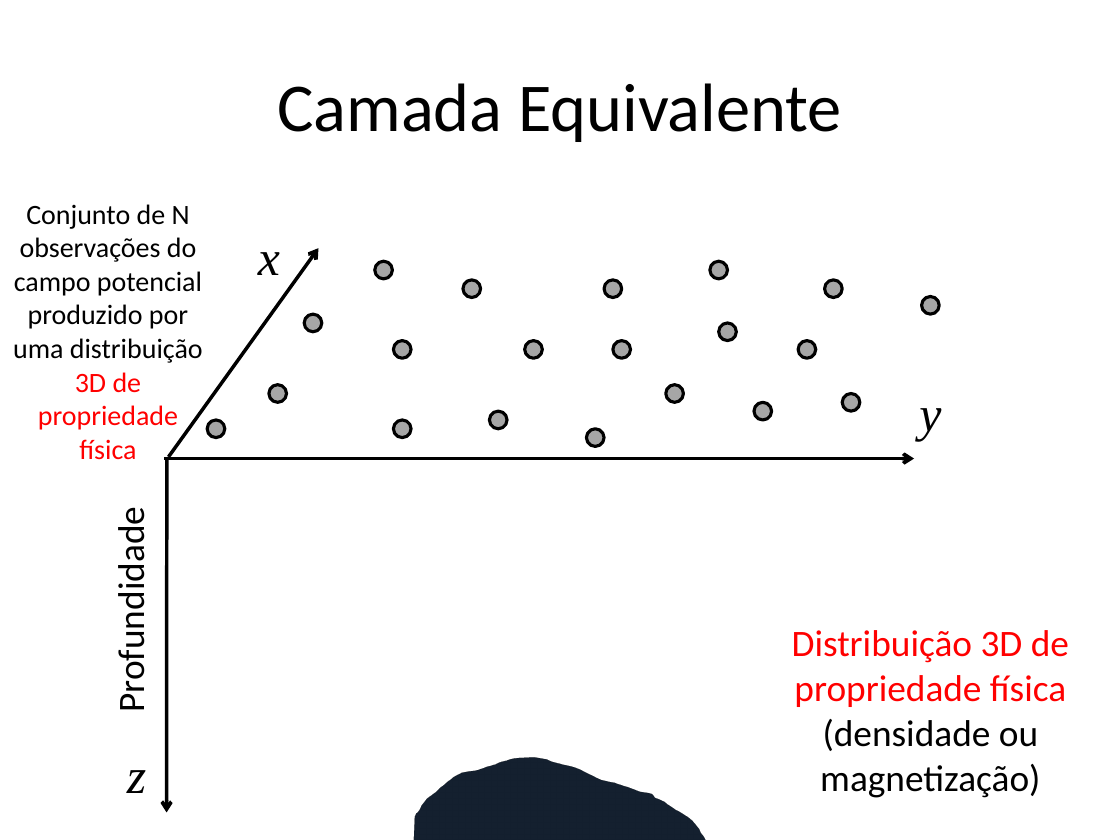
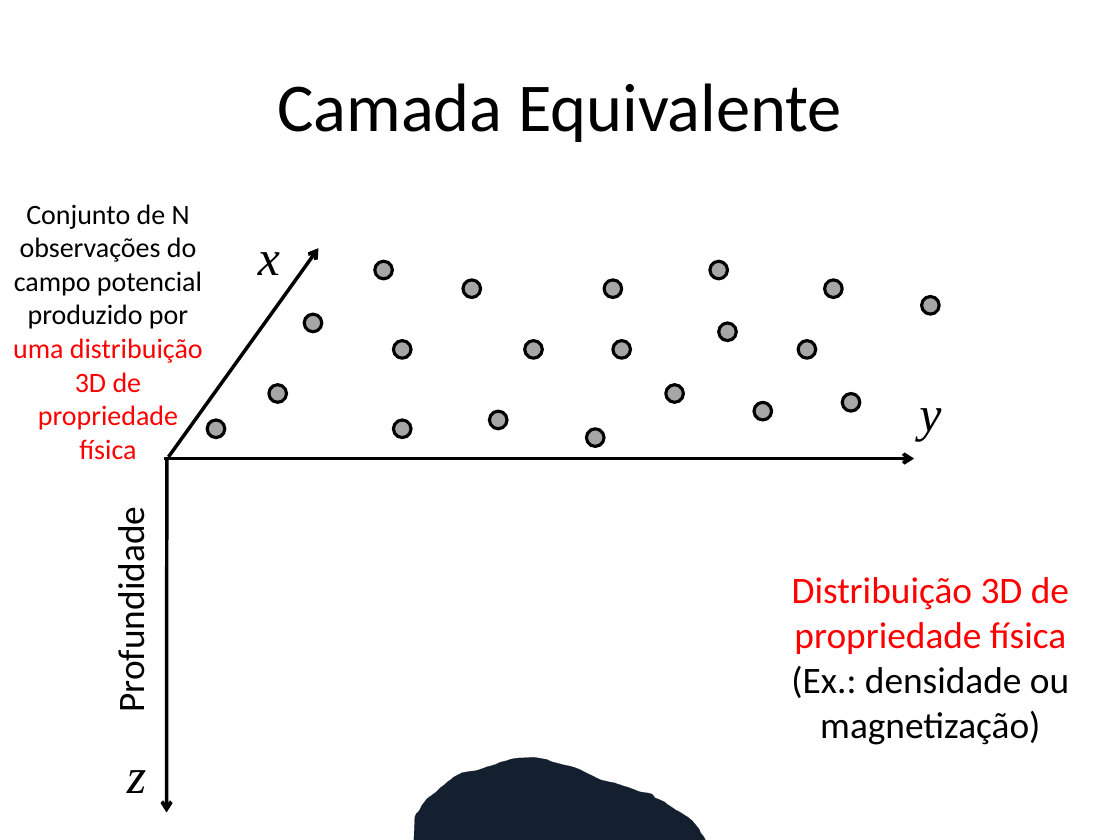
Before and after one commit to pinga-lab/CE-VII-SimBGf-2016, a slide deck: slide 12 of slides/ce-introducao.pptx (slide 10 before the commit). Drawn at 1120x840 pixels with LibreOffice and Linux fonts; fonts in the diff are those of the drawing. Boxes give left, top, right and bottom in pixels: in the first picture for what was removed or moved away, otherwise in the second. Text is boxed around its words. In the diff, an @@ line names an element or a change of style, - is before the commit and + after.

Commit message:
primeiras ideias sobre camada equivalente

```diff
--- a/slides/ce-introducao.pptx
+++ b/slides/ce-introducao.pptx
@@ text "Conjunto de N observações do ..." at box(13, 204, 203, 460): text colour #000000 to #FF0000 in "uma distribuição" @@
@@ text at box(791, 577, 1069, 745): text changed @@
-Distribuição 3D de propriedade física (densidade ou magnetização)
+Distribuição 3D de propriedade física
+(Ex.: densidade ou magnetização)
```
Also in this commit, not shown: 7 other slides changed, 10 slides added, 3 slides removed, 4 other files.
